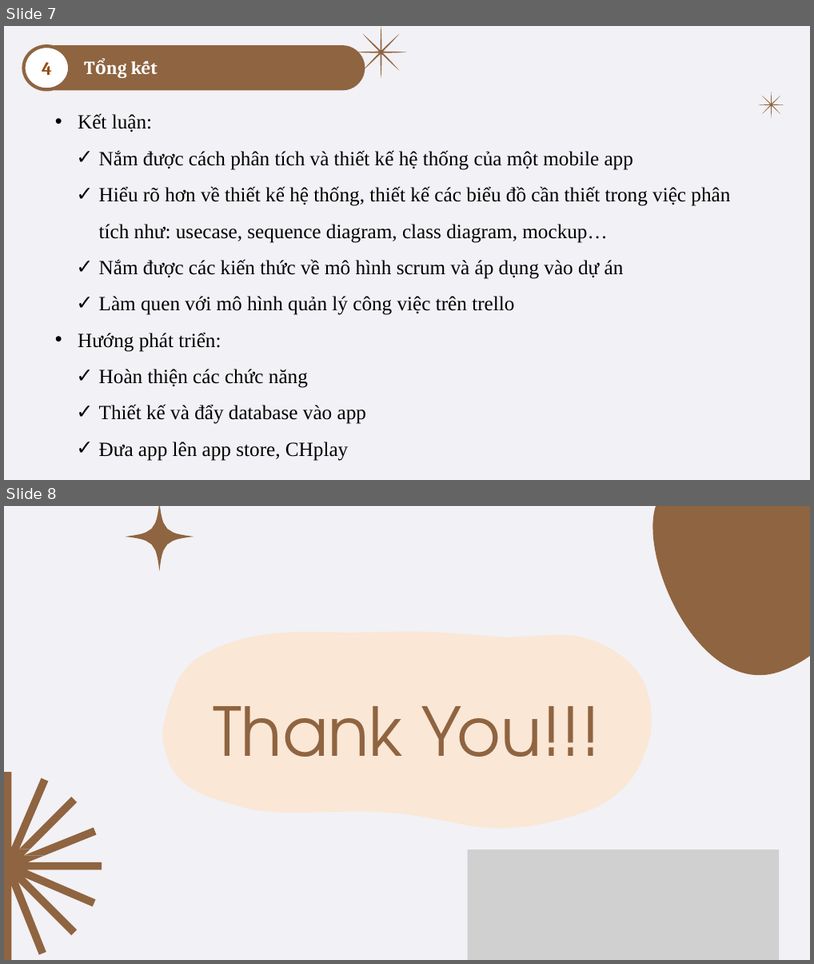
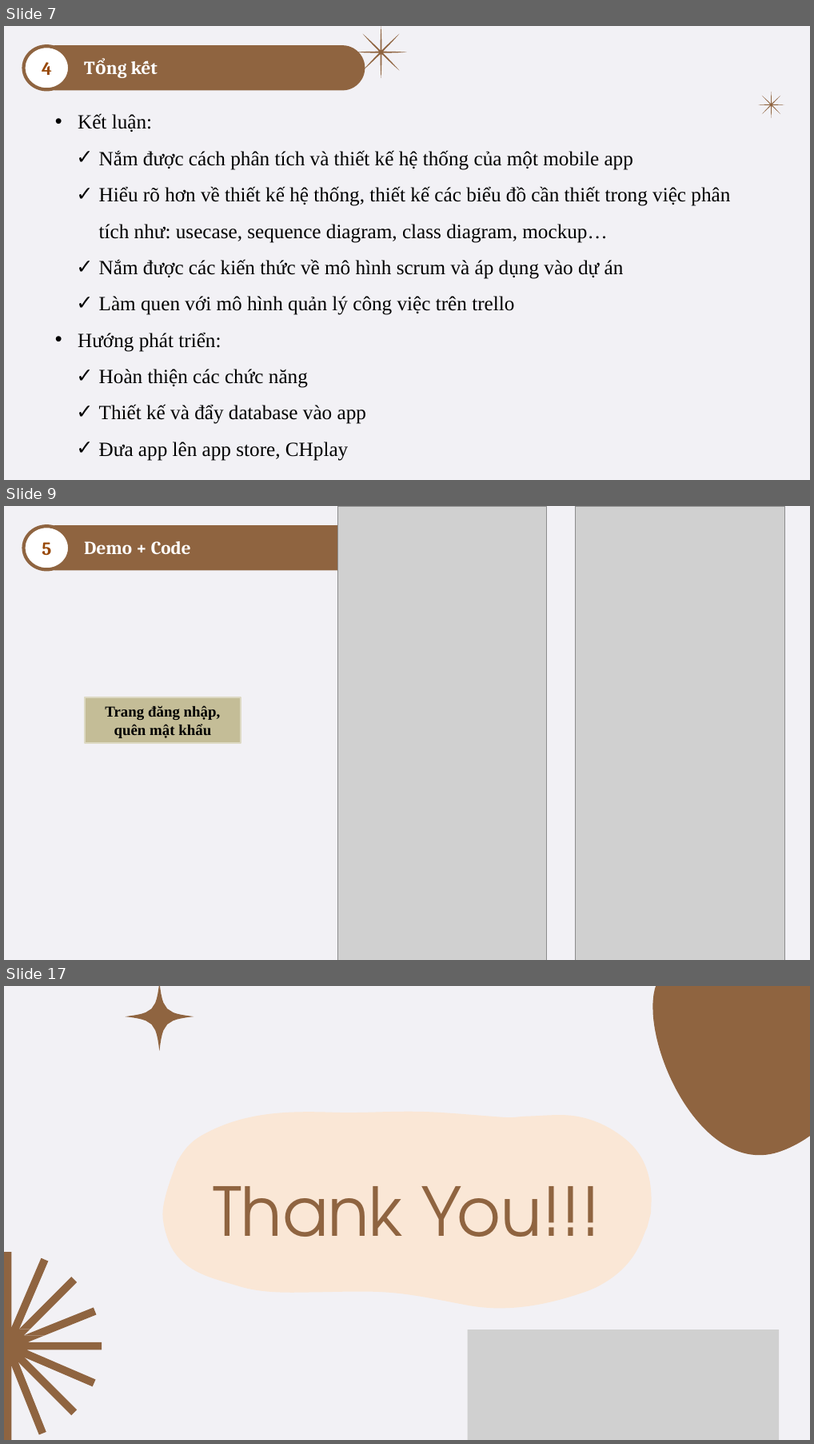
Before and after one commit to QuyenNha/THLTUDDN, a slide deck: Final_Nhom4_BaoCao3_45K14.pptx. Shown one above the other, each under a label of ours: slides 7 and 8 before the commit, slides 7, 9 and 17 after it; the slides between them are not shown. The pictures are 814x964 and 814x1444 pixels, drawn with LibreOffice and Linux fonts; fonts in the diff are those of the drawing; grey boxes stand for pictures. Boxes give left, top, right and bottom in pixels: in the first picture for what was removed or moved away, otherwise in the second. Text is boxed around its words. In the diff, an @@ line names an element or a change of style, - is before the commit and + after.

```diff
--- a/Final_Nhom4_BaoCao3_45K14.pptx
+++ b/Final_Nhom4_BaoCao3_45K14.pptx
@@ slide 9 added at [4, 506, 810, 960], background #FFFFFF; not listed: 1 template element that a slide beside it also shows @@
@@ ellipse added at [24, 526, 70, 569], fill #FFFFFF, outline #8F6440 4 pt @@
@@ round same rect added at [55, 526, 365, 569], fill #8F6440, outline #8F6440 2 pt @@
@@ picture added at [338, 506, 547, 960] @@
@@ freeform shape added at [355, 506, 407, 558], fill #8F6440 @@
@@ picture added at [576, 506, 785, 960] @@
@@ text added at [42, 542, 51, 555], 22 pt, text #984807, bold @@
+5
@@ rectangle added at [78, 533, 346, 562], fill #8F6440, outline #8F6440 0.75 pt, 22 pt, text #FFFFFF, bold @@
+Demo + Code
@@ freeform shape added at [758, 572, 785, 598], fill #8F6440 @@
@@ rectangle added at [85, 698, 241, 743], fill #C4BD97, outline #DDD9C3 2 pt, 18 pt, text #000000, bold @@
+Trang đăng nhập, quên mật khẩu
@@ what was slide 8 is now slide 17 @@
```
Also in this commit, not shown: 8 other slides added.
